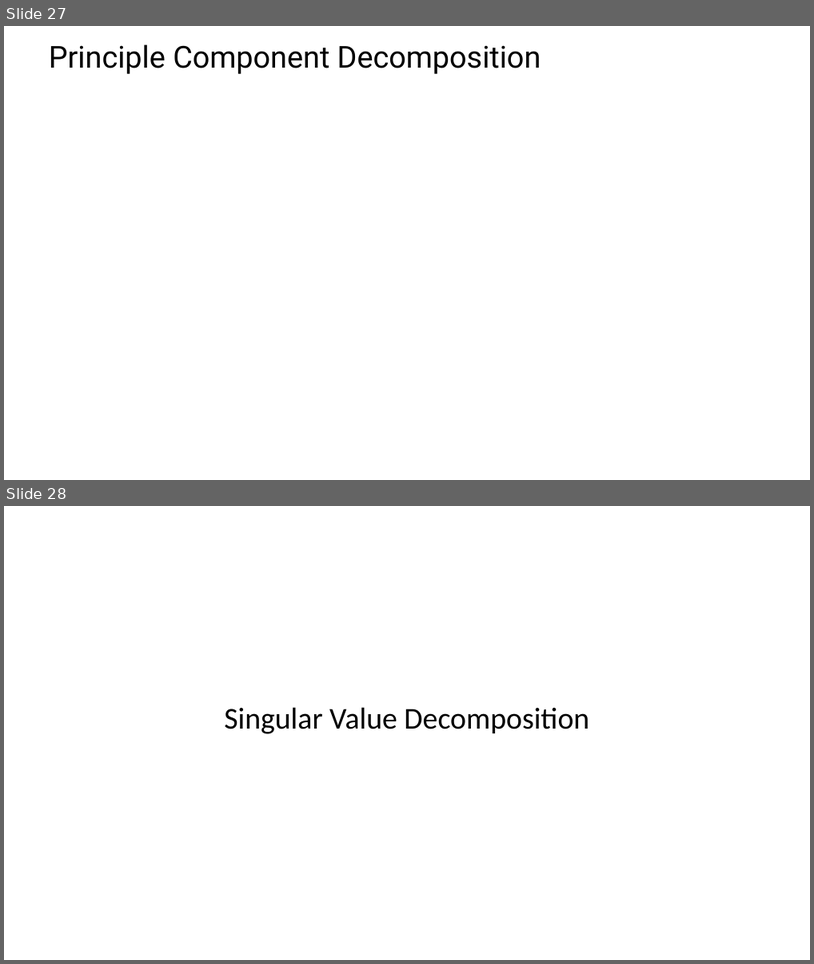
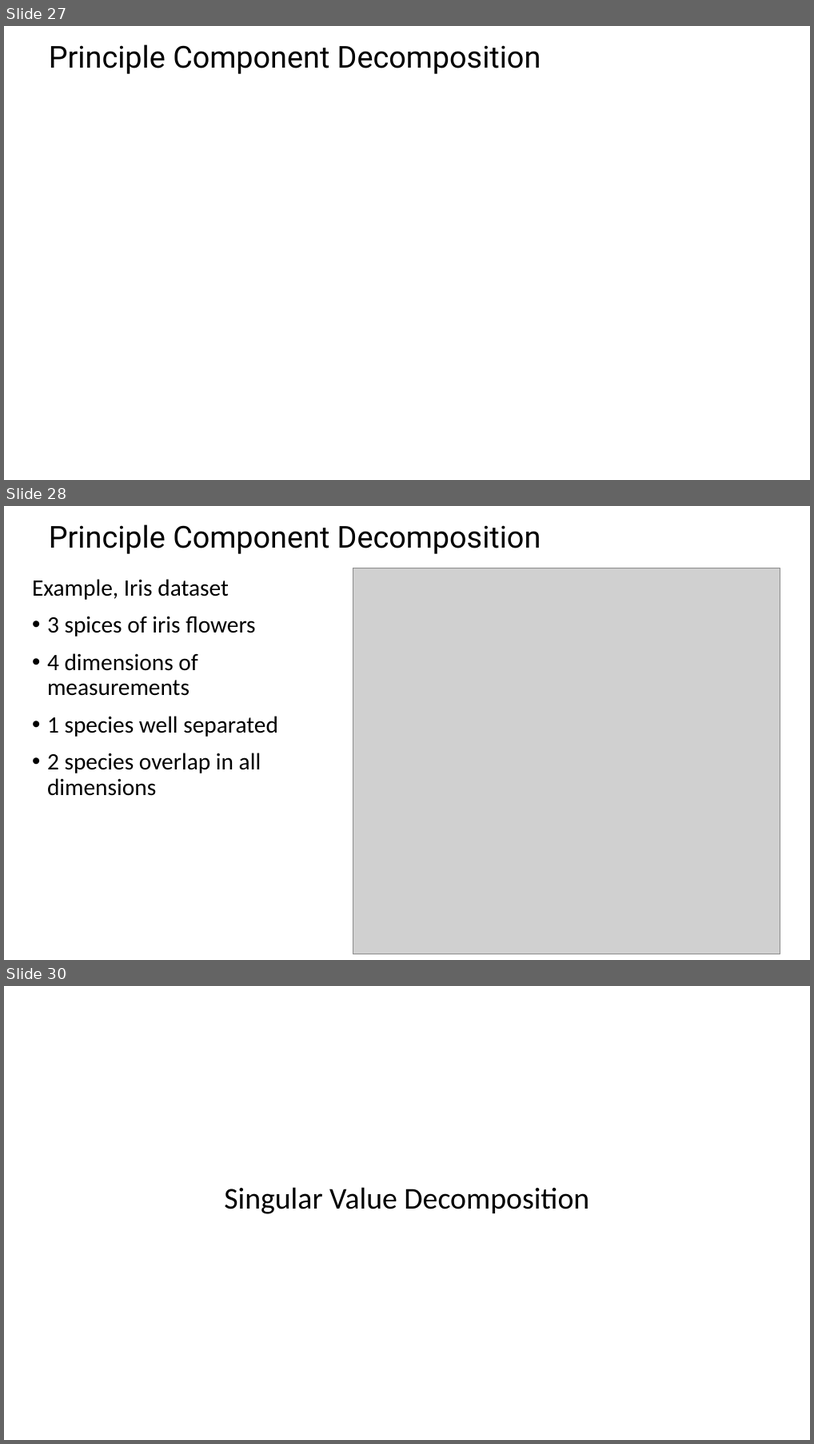
Before and after one commit to StephenElston/CSCI-E-108, a slide deck: slides/10_DimensionalityReduction_Part1.pptx. Shown one above the other, each under a label of ours: slides 27 and 28 before the commit, slides 27, 28 and 30 after it; the slides between them are not shown. The pictures are 814x964 and 814x1444 pixels, drawn with LibreOffice and Linux fonts; fonts in the diff are those of the drawing; grey boxes stand for pictures. Boxes give left, top, right and bottom in pixels: in the first picture for what was removed or moved away, otherwise in the second. Text is boxed around its words. In the diff, an @@ line names an element or a change of style, - is before the commit and + after.

Commit message:
Added example slides

```diff
--- a/slides/10_DimensionalityReduction_Part1.pptx
+++ b/slides/10_DimensionalityReduction_Part1.pptx
@@ slide 28 added at (4,506,810,960), background #FFFFFF @@
@@ title added at (49,524,542,554), 36 pt, text #000000 @@
+Principle Component Decomposition
@@ picture added at (353,568,781,954) @@
@@ text added at (32,579,278,796), 28 pt, text #000000 @@
+Example, Iris dataset
+• 3 spices of iris flowers
+• 4 dimensions of measurements
+• 1 species well separated
+• 2 species overlap in all dimensions
@@ what was slide 28 is now slide 30 @@
```
Also in this commit, not shown: 2 other slides added.
